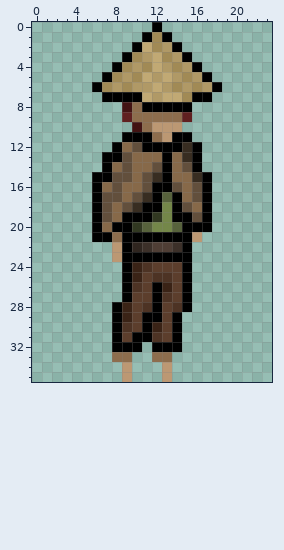
A pixel-art sprite gets an edit: HERO/Hero.png. That is the earlier state.
The file is 24x36 pixels.
After:
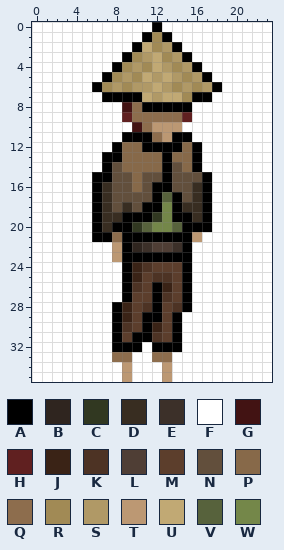
Palette (. is transparent): A #000000  B #2f251f  C #313821  D #382d21  E #3c3029  F #ffffff  G #421313  H #602020  J #3a2316  K #4d3324  L #4f3e35  M #5c3e2c  N #624f3c  P #876949  Q #8d6d4d  R #a18a55  S #b09966  T #bc9873  U #c1a974  V #57623c  W #748749
Changes in this commit:
@@ x 0..23 @@
- 0 ............A...........
- 1 ...........ARA..........
- 2 ..........AURSA.........
- 3 .........ARSURSA........
- 4 ........ARSRUSRSA.......
- 5 .......ARSRUSUSRSA......
- 6 ......ARSRSSUSRSRSA.....
- 7 .......AAAAUSUURAA......
- 8 .........GQAAAAA........
- 9 .........HQQQQQH........
-10 ..........GQTTT.........
-11 .........AAAQTAA........
-12 ........APNAAAADA.......
-13 .......AANPPPAPDA.......
-14 .......APNPPNAPNA.......
-15 ......AANNPNDAPPDA......
-16 ......APNPPNAANPNA......
-17 ......ANNPNDAVAPNA......
-18 ......ANPNDAAWANPA......
-19 ......ANPAAACWAANA......
-20 ......APAACVWWVAAA......
-21 ......AAQAAAAAAAT.......
-22 ........TABELLEA........
-23 ........TAAAAAAA........
-24 .........AJKMMMA........
-25 .........AJMKKMA........
-26 .........AKMAJMA........
-27 .........AMMAKMA........
-28 ........AJMKAMKA........
-29 ........AJMAAMA.........
-30 ........AKMAJMA.........
-31 ........AMAAKMA.........
-32 ........AAA.AAA.........
-33 ........QQ..QQ..........
-34 .........T...T..........
-35 .........T...T..........
+ 0 FFFFFFFFFFFFAFFFFFFFFFFF
+ 1 FFFFFFFFFFFARAFFFFFFFFFF
+ 2 FFFFFFFFFFAURSAFFFFFFFFF
+ 3 FFFFFFFFFARSURSAFFFFFFFF
+ 4 FFFFFFFFARSRUSRSAFFFFFFF
+ 5 FFFFFFFARSRUSUSRSAFFFFFF
+ 6 FFFFFFARSRSSUSRSRSAFFFFF
+ 7 FFFFFFFAAAAUSUURAAFFFFFF
+ 8 FFFFFFFFFGQAAAAAFFFFFFFF
+ 9 FFFFFFFFFHQQQQQHFFFFFFFF
+10 FFFFFFFFFFGQTTTFFFFFFFFF
+11 FFFFFFFFFAAAQTAAFFFFFFFF
+12 FFFFFFFFAPPAAAAPAFFFFFFF
+13 FFFFFFFAAPPPPAPPAFFFFFFF
+14 FFFFFFFANPPPPANPAFFFFFFF
+15 FFFFFFAANNPNNANNNAFFFFFF
+16 FFFFFFADNNPNAANNDAFFFFFF
+17 FFFFFFADNNNNAVANDAFFFFFF
+18 FFFFFFADNDNAAWADDAFFFFFF
+19 FFFFFFADDAAACWAADAFFFFFF
+20 FFFFFFADAACVWWVAAAFFFFFF
+21 FFFFFFAAQAAAAAAATFFFFFFF
+22 FFFFFFFFTABELLEAFFFFFFFF
+23 FFFFFFFFTAAAAAAAFFFFFFFF
+24 FFFFFFFFFAJKMMMAFFFFFFFF
+25 FFFFFFFFFAJMKKMAFFFFFFFF
+26 FFFFFFFFFAKMAJMAFFFFFFFF
+27 FFFFFFFFFAMMAKMAFFFFFFFF
+28 FFFFFFFFAJMKAMKAFFFFFFFF
+29 FFFFFFFFAJMAAMAFFFFFFFFF
+30 FFFFFFFFAKMAJMAFFFFFFFFF
+31 FFFFFFFFAMAAKMAFFFFFFFFF
+32 FFFFFFFFAAAFAAAFFFFFFFFF
+33 FFFFFFFFQQFFQQFFFFFFFFFF
+34 FFFFFFFFFTFFFTFFFFFFFFFF
+35 FFFFFFFFFTFFFTFFFFFFFFFF
Pixel boxes of the changes (left, top, right, bottom) in both pictures:
changed: (32, 22, 272, 382)
